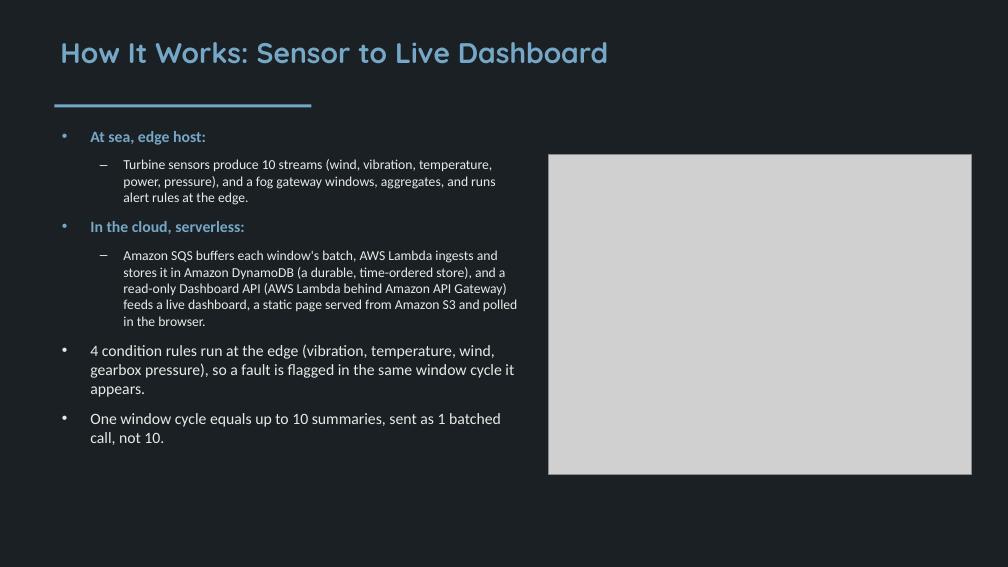
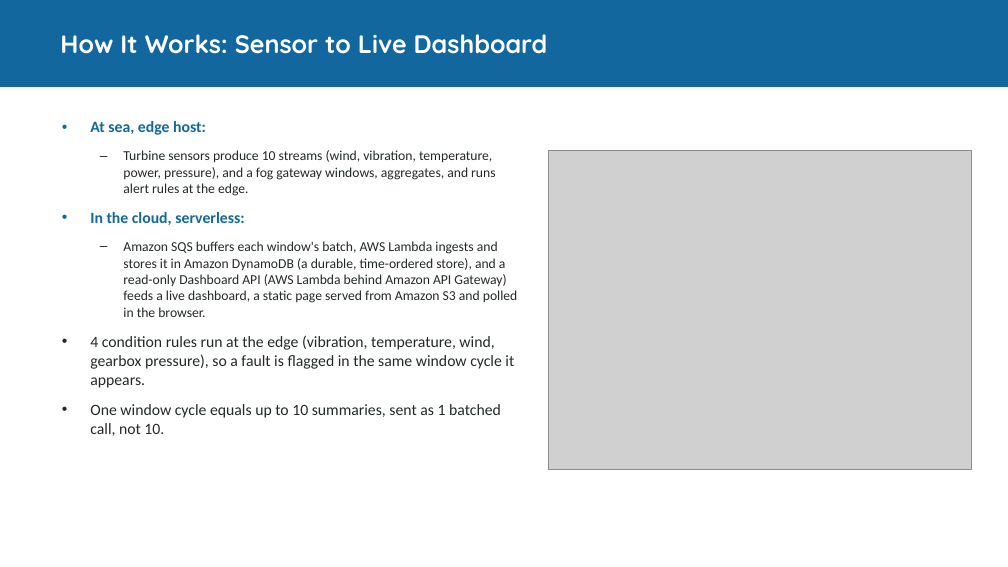
Before and after one commit to valletivarish/FEC_version_2, a slide deck: slide 3 of ppt/X25173421_offshore-wind-farm.pptx. Drawn at 1008x567 pixels with LibreOffice and Linux fonts; fonts in the diff are those of the drawing; grey boxes stand for pictures. Boxes give left, top, right and bottom in pixels: in the first picture for what was removed or moved away, otherwise in the second. Text is boxed around its words. In the diff, an @@ line names an element or a change of style, - is before the commit and + after.

Commit message:
Vishvaksen deck: move content off the dark archetype to a light band layout so its background no longer matches Gopi's marine-vessel deck

```diff
--- a/ppt/X25173421_offshore-wind-farm.pptx
+++ b/ppt/X25173421_offshore-wind-farm.pptx
@@ rectangle: place and size @@
-rectangle at (0, 0, 1008, 567)
+rectangle at (0, 0, 1008, 87)
@@ rectangle at (0, 0, 1008, 87): fill #1B2024 to #12689E @@
@@ title "How It Works: Sensor to ...": place and size @@
-title "How It Works: Sensor to ..." at (60, 42, 608, 64)
+title "How It Works: Sensor to ..." at (60, 34, 548, 54)
@@ title "How It Works: Sensor to ..." at (60, 34, 548, 54): size 27 to 24 pt, text colour #75A7C6 to #FFFFFF; vertical alignment top to middle @@
@@ text "At sea, edge host:": place and size @@
-text "At sea, edge host:" at (90, 131, 518, 445)
+text "At sea, edge host:" at (90, 121, 518, 436)
@@ text "At sea, edge host:" at (90, 121, 518, 436): text colour #75A7C6 to #12689E in "At sea, edge host:", "In the cloud, serverless:"; text colour #E6EBE8 to #232A26 @@
@@ rectangle removed at (54, 104, 312, 107) @@
@@ picture: place and size @@
-picture at (548, 155, 972, 474)
+picture at (548, 150, 972, 470)
```
Also in this commit, not shown: 4 other slides changed.
